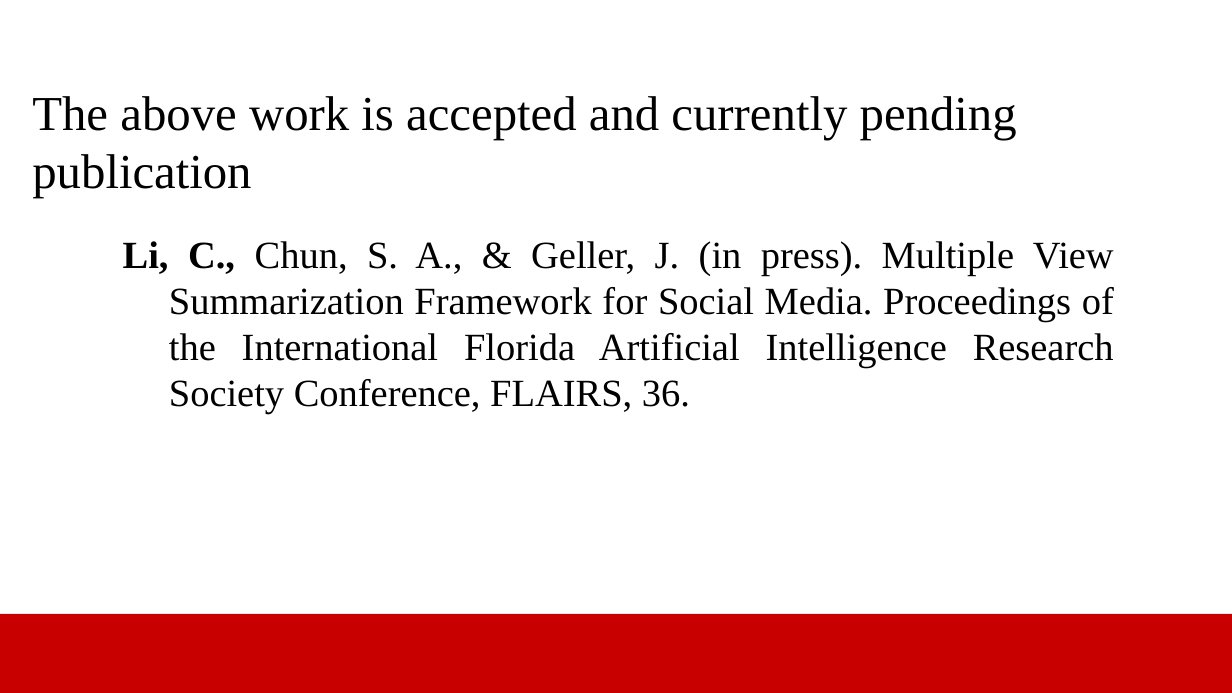
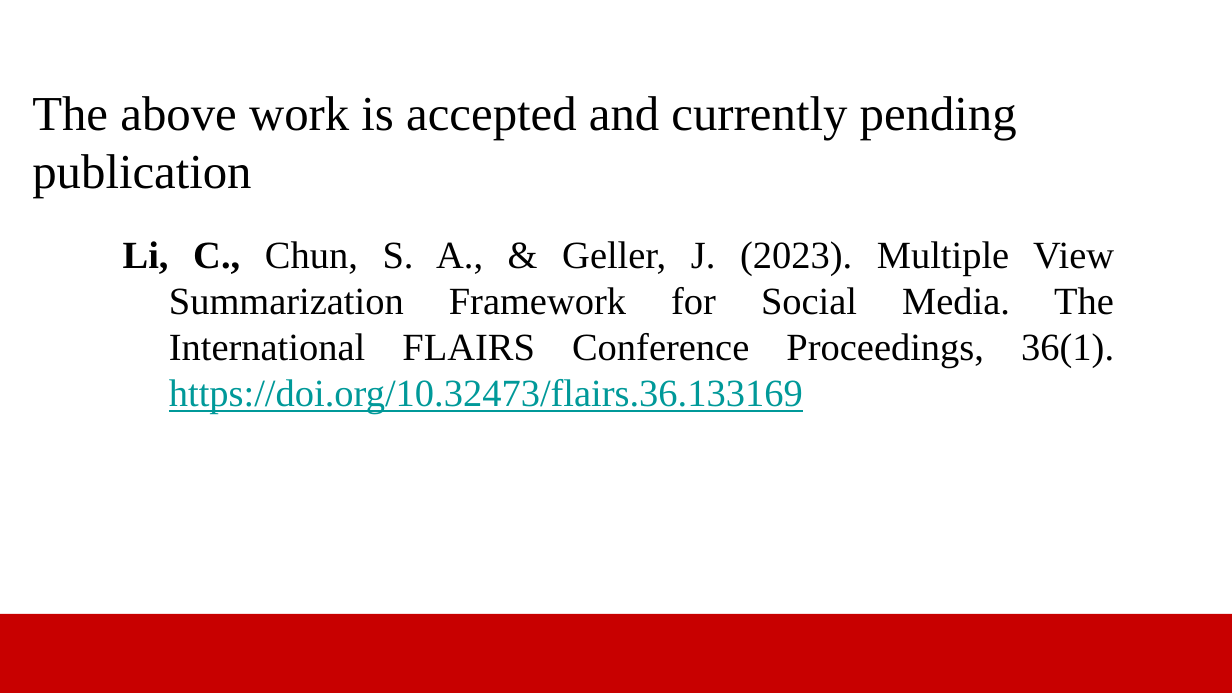
Before and after one commit to cl524/User-centric-Microblog-Summarizatoin, a slide deck: slide 29 of Summarization.pptx. Drawn at 1232x693 pixels with LibreOffice and Linux fonts; fonts in the diff are those of the drawing; background and template pictures are left out. Boxes give left, top, right and bottom in pixels: in the first picture for what was removed or moved away, otherwise in the second. Text is boxed around its words. In the diff, an @@ line names an element or a change of style, - is before the commit and + after.

```diff
--- a/Summarization.pptx
+++ b/Summarization.pptx
@@ text at [123,241,1114,415]: text changed @@
-Li, C., Chun, S. A., & Geller, J. (in press). Multiple View Summarization Framework for Social Media. Proceedings of the International Florida Artificial Intelligence Research Society Conference, FLAIRS, 36.
+Li, C., Chun, S. A., & Geller, J. (2023). Multiple View Summarization Framework for Social Media. The International FLAIRS Conference Proceedings, 36(1). https://doi.org/10.32473/flairs.36.133169
```
